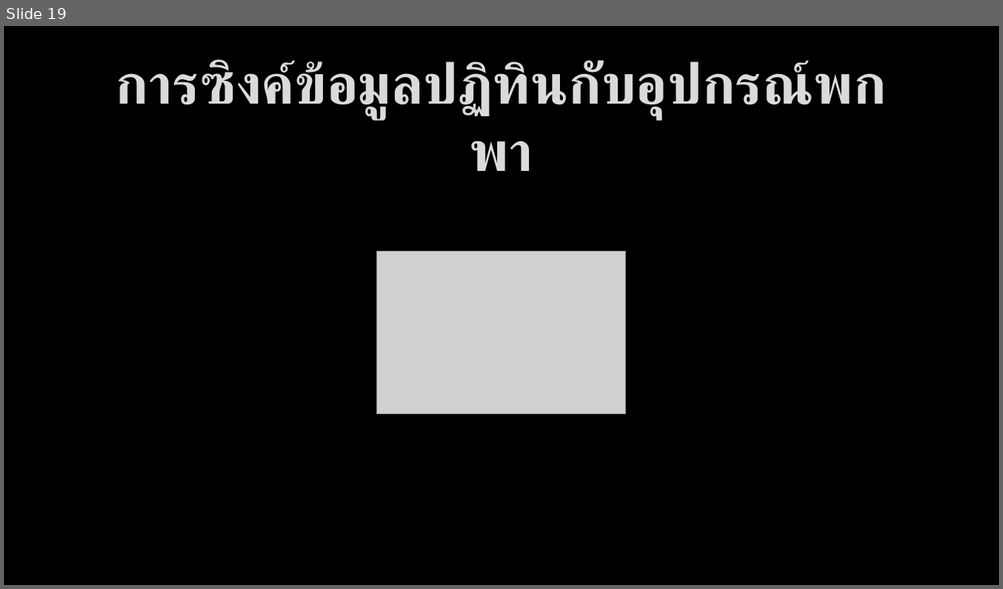
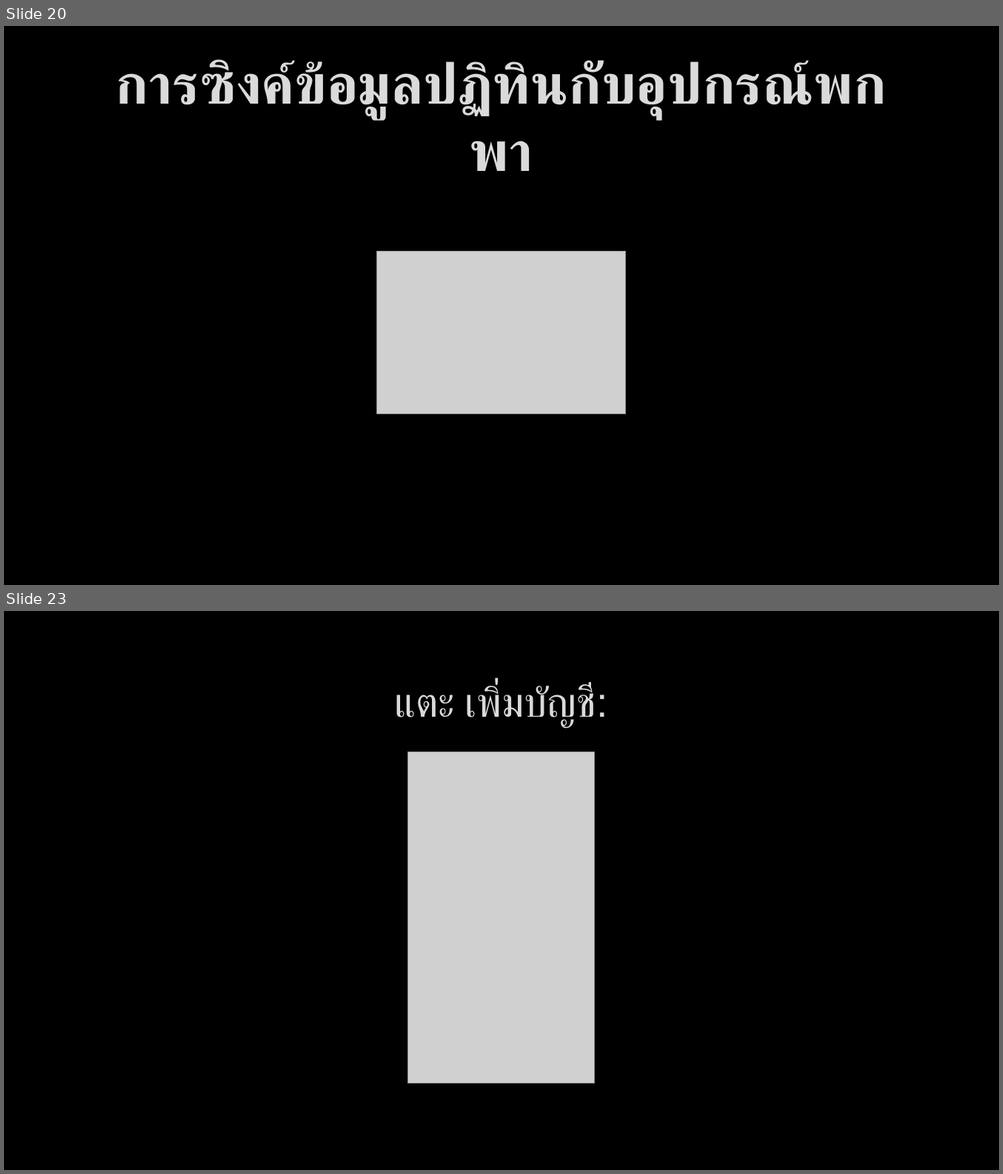
Before and after one commit to bratchasak/gcalendar, a slide deck: Google Calendar.pptx. Shown one above the other, each under a label of ours: slide 19 before the commit, slides 20 and 23 after it; the slides between them are not shown. The pictures are 1003x589 and 1003x1174 pixels, drawn with LibreOffice and Linux fonts; fonts in the diff are those of the drawing; grey boxes stand for pictures; background and template pictures are left out. Boxes give left, top, right and bottom in pixels: in the first picture for what was removed or moved away, otherwise in the second. Text is boxed around its words. In the diff, an @@ line names an element or a change of style, - is before the commit and + after.

```diff
--- a/Google Calendar.pptx
+++ b/Google Calendar.pptx
@@ slide 23 added at (4, 611, 999, 1170), background picture (left out) @@
@@ title added at (394, 684, 608, 728), 40 pt, text #DADADA @@
+แตะ เพิ่มบัญชี:
@@ picture added at (407, 752, 595, 1083) @@
@@ what was slide 19 is now slide 20 @@
```
Also in this commit, not shown: 1 slide changed, 5 other slides added, 1 slide removed, 5 other files.
